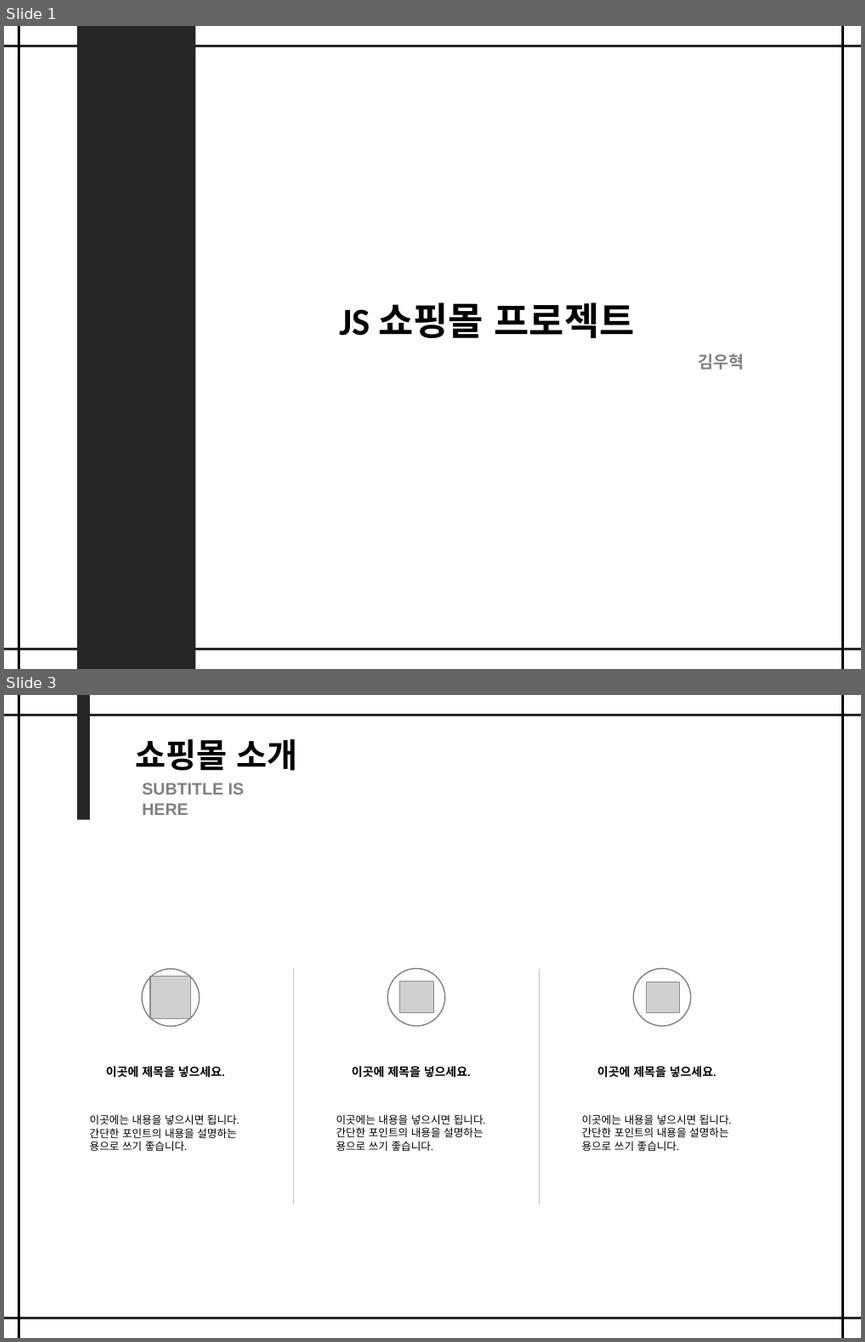
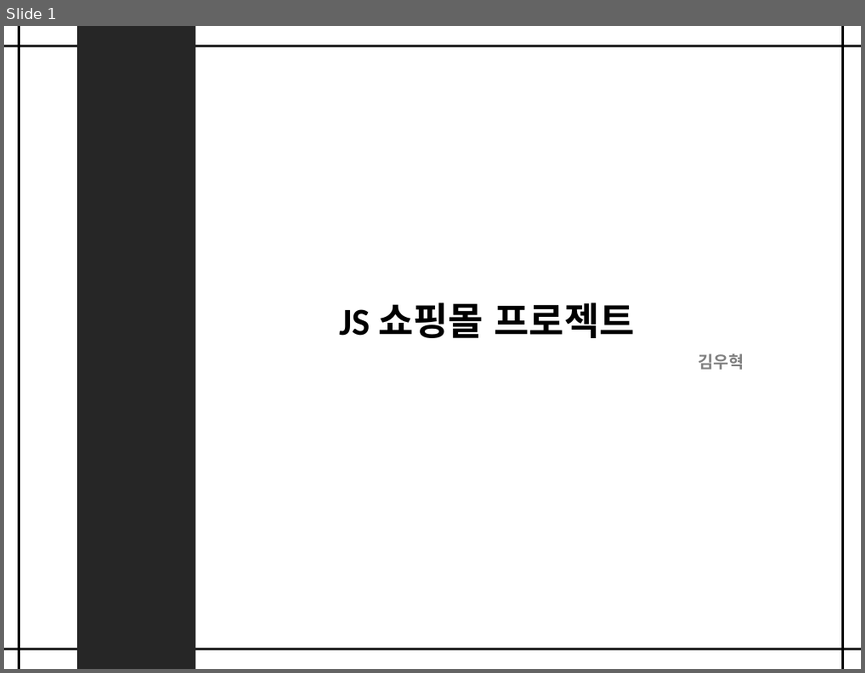
Before and after one commit to woo1038/shop, a slide deck: shop_ppt.pptx. Shown one above the other, each under a label of ours: slides 1 and 3 before the commit, slide 1 after it; the slides between them are not shown. The pictures are 865x1342 and 865x673 pixels, drawn with LibreOffice and Linux fonts; fonts in the diff are those of the drawing; grey boxes stand for pictures. Boxes give left, top, right and bottom in pixels: in the first picture for what was removed or moved away, otherwise in the second. Text is boxed around its words. In the diff, an @@ line names an element or a change of style, - is before the commit and + after.

```diff
--- a/shop_ppt.pptx
+++ b/shop_ppt.pptx
@@ slide 3 removed at (4,695,861,1338), background #FFFFFF @@
@@ line removed from (4, 715) to (861, 715) @@
@@ line removed from (18, 695) to (18, 1338) @@
@@ rectangle removed at (77,695,90,819) @@
@@ line removed from (842, 695) to (842, 1338) @@
@@ text removed at (136,739,298,771) @@
-쇼핑몰 소개
@@ text removed at (142,783,245,815) @@
-SUBTITLE IS HERE
@@ ellipse removed at (142,969,200,1026) @@
@@ line removed from (294, 969) to (294, 1204) @@
@@ ellipse removed at (388,969,445,1026) @@
@@ line removed from (539, 969) to (539, 1204) @@
@@ ellipse removed at (633,969,690,1026) @@
@@ picture removed at (150,976,191,1019) @@
@@ picture removed at (400,981,434,1013) @@
@@ picture removed at (646,981,679,1013) @@
@@ text removed at (106,1066,225,1077) @@
-이곳에 제목을 넣으세요.
@@ text removed at (352,1066,471,1077) @@
-이곳에 제목을 넣으세요.
@@ text removed at (597,1066,716,1077) @@
-이곳에 제목을 넣으세요.
@@ text removed at (90,1114,239,1151) @@
-이곳에는 내용을 넣으시면 됩니다.
-간단한 포인트의 내용을 설명하는
-용으로 쓰기 좋습니다.
@@ text removed at (336,1114,486,1151) @@
-이곳에는 내용을 넣으시면 됩니다.
-간단한 포인트의 내용을 설명하는
-용으로 쓰기 좋습니다.
@@ text removed at (582,1114,732,1151) @@
-이곳에는 내용을 넣으시면 됩니다.
-간단한 포인트의 내용을 설명하는
-용으로 쓰기 좋습니다.
@@ line removed from (4, 1318) to (861, 1318) @@
```
Also in this commit, not shown: 2 slides changed, 8 slides added, 2 other slides removed.
